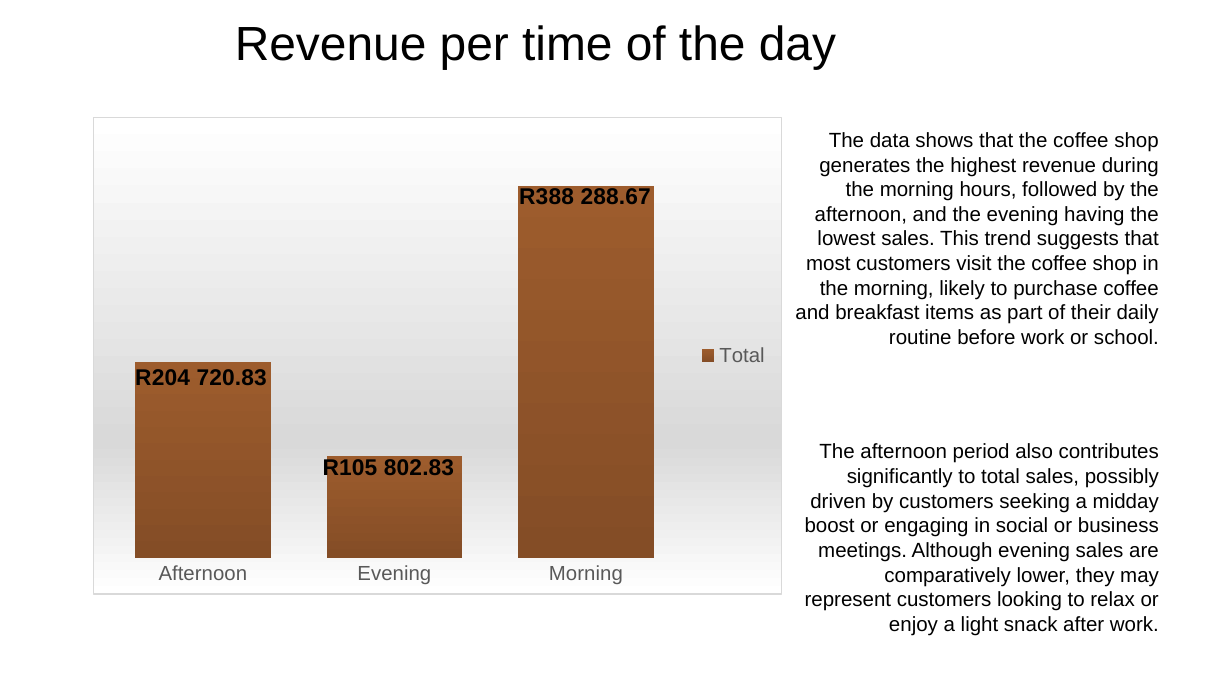
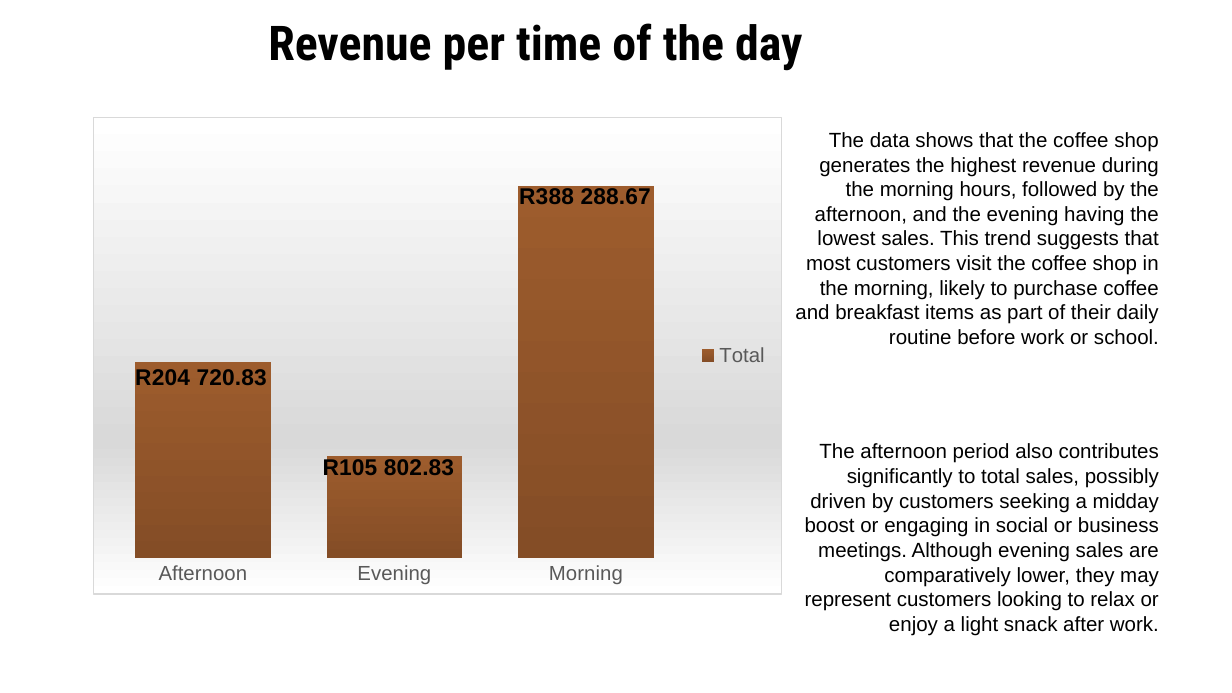
Before and after one commit to anelisaaphelele1-cmyk/BrightCoffee-Shop-Analysis, a slide deck: slide 6 of BrightCoffee Presentation.pptx. Drawn at 1232x693 pixels with LibreOffice and Linux fonts; fonts in the diff are those of the drawing. Boxes give left, top, right and bottom in pixels: in the first picture for what was removed or moved away, otherwise in the second. Text is boxed around its words. In the diff, an @@ line names an element or a change of style, - is before the commit and + after.

```diff
--- a/BrightCoffee Presentation.pptx
+++ b/BrightCoffee Presentation.pptx
@@ text "Revenue per time of the ..." at box(268, 23, 802, 71): font Arial to Roboto Condensed, bold on @@
```
Also in this commit, not shown: 3 other slides changed.
